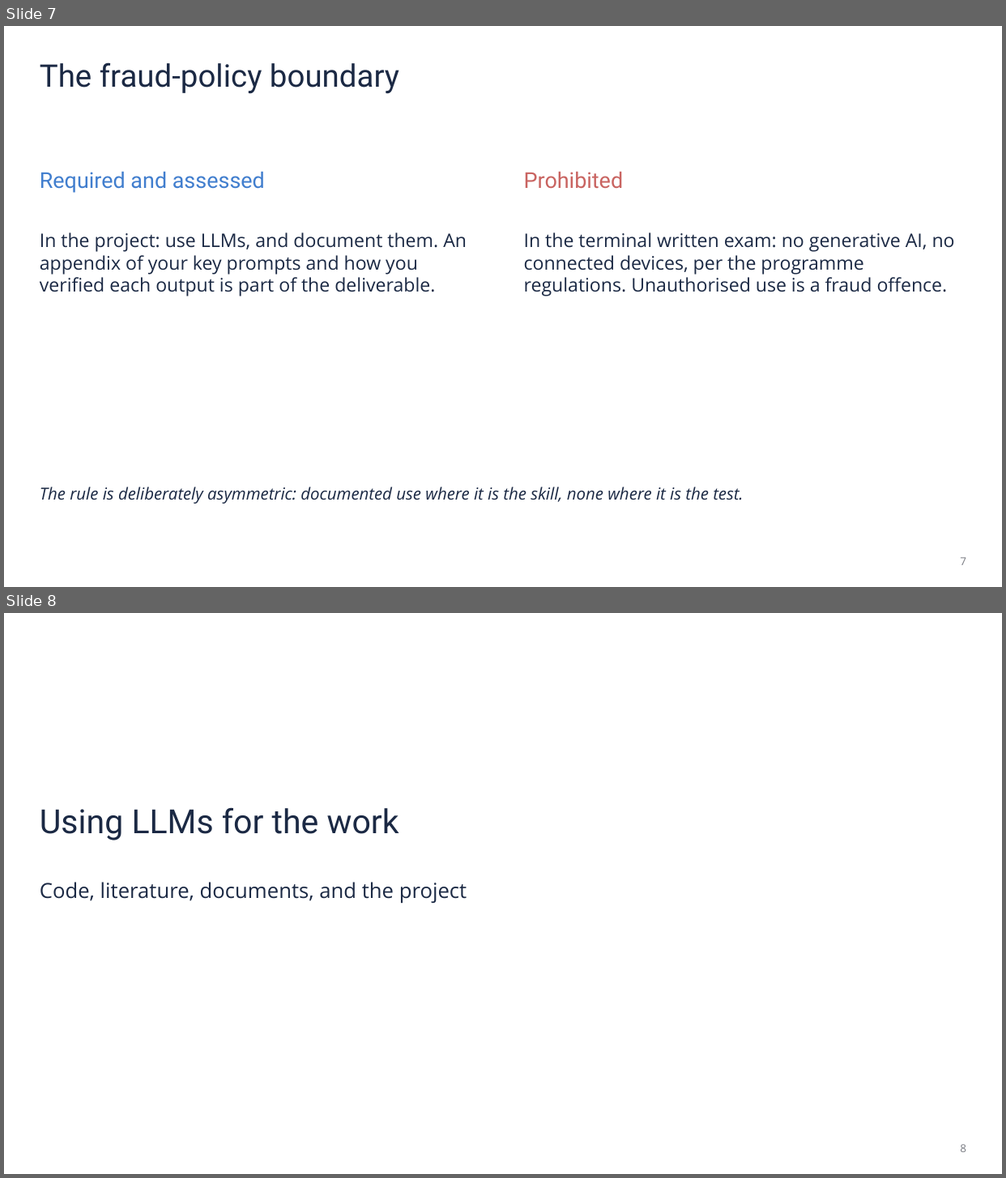
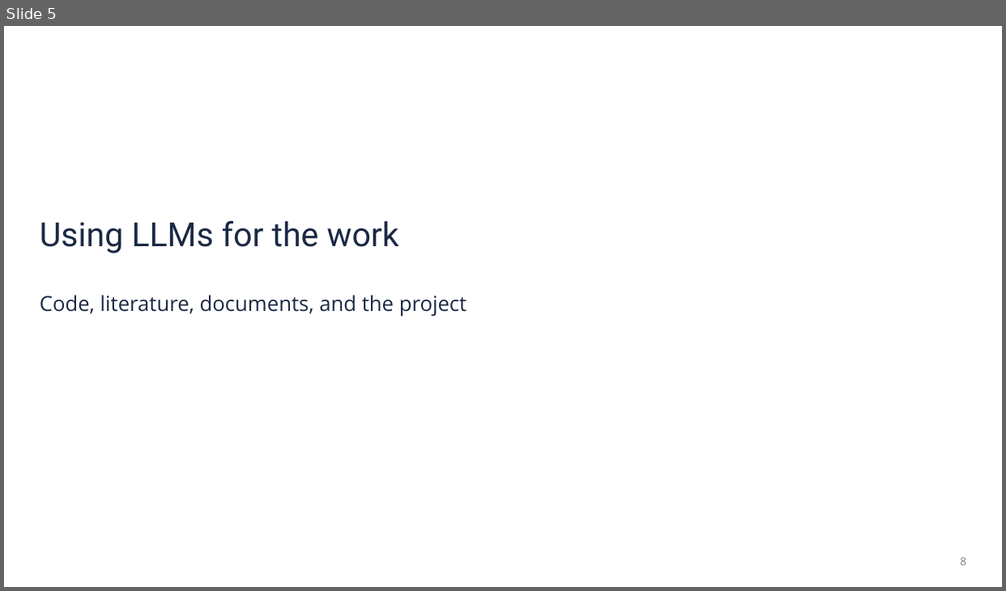
Before and after one commit to CompOmics/ML_AI_Analytical_Chemistry_Course, a slide deck: 05_LLM_Tools/slides/5_3_Part5_LLM_slides.pptx. Shown one above the other, each under a label of ours: slides 7 and 8 before the commit, slide 5 after it. The pictures are 1006x1178 and 1006x591 pixels, drawn with LibreOffice and Linux fonts; fonts in the diff are those of the drawing. Boxes give left, top, right and bottom in pixels: in the first picture for what was removed or moved away, otherwise in the second. Text is boxed around its words. In the diff, an @@ line names an element or a change of style, - is before the commit and + after.

```diff
--- a/05_LLM_Tools/slides/5_3_Part5_LLM_slides.pptx
+++ b/05_LLM_Tools/slides/5_3_Part5_LLM_slides.pptx
@@ slide 7 removed at [4,26,1002,587], background #FFFFFF @@
@@ text removed at [40,62,399,94] @@
-The fraud-policy boundary
@@ text removed at [40,171,265,193] @@
-Required and assessed
@@ text removed at [524,172,624,188] @@
-Prohibited
@@ text removed at [40,233,467,297] @@
-In the project: use LLMs, and document them. An appendix of your key prompts and how you verified each output is part of the deliverable.
@@ text removed at [524,233,955,297] @@
-In the terminal written exam: no generative AI, no connected devices, per the programme regulations. Unauthorised use is a fraud offence.
@@ text removed at [40,487,743,504] @@
-The rule is deliberately asymmetric: documented use where it is the skill, none where it is the test.
@@ text removed at [960,557,966,565] @@
-7
@@ what was slide 8 is now slide 5 @@
```
Also in this commit, not shown: 1 slide changed, 3 other slides removed, 5 other files.
